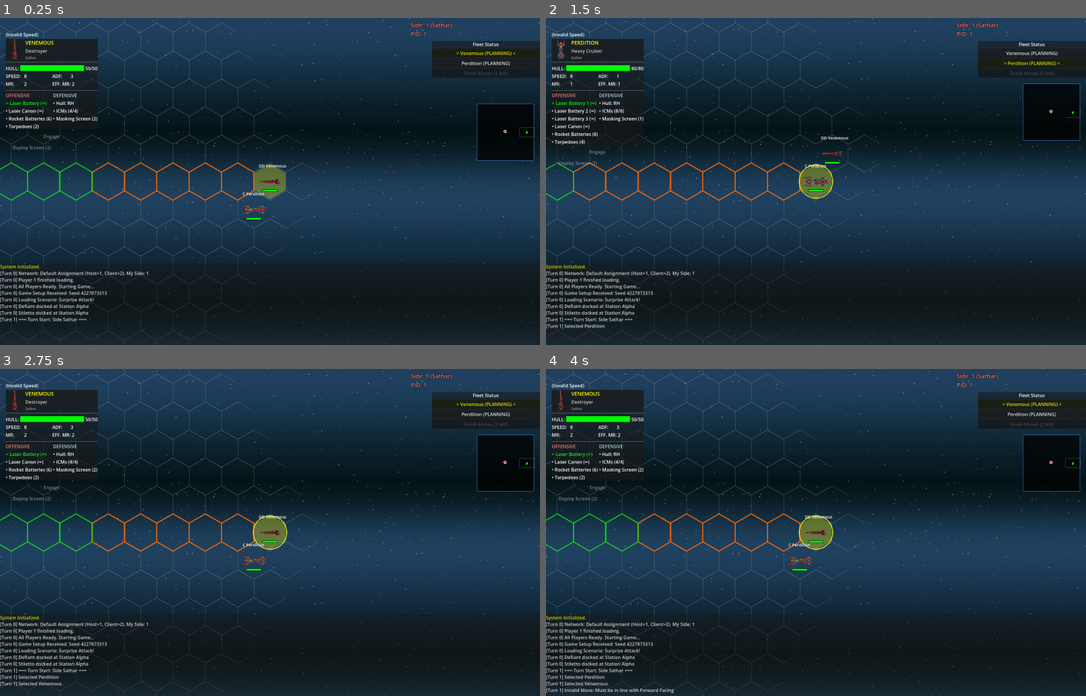
Above: before the commit, frames 1-4 (two rows, left to right).
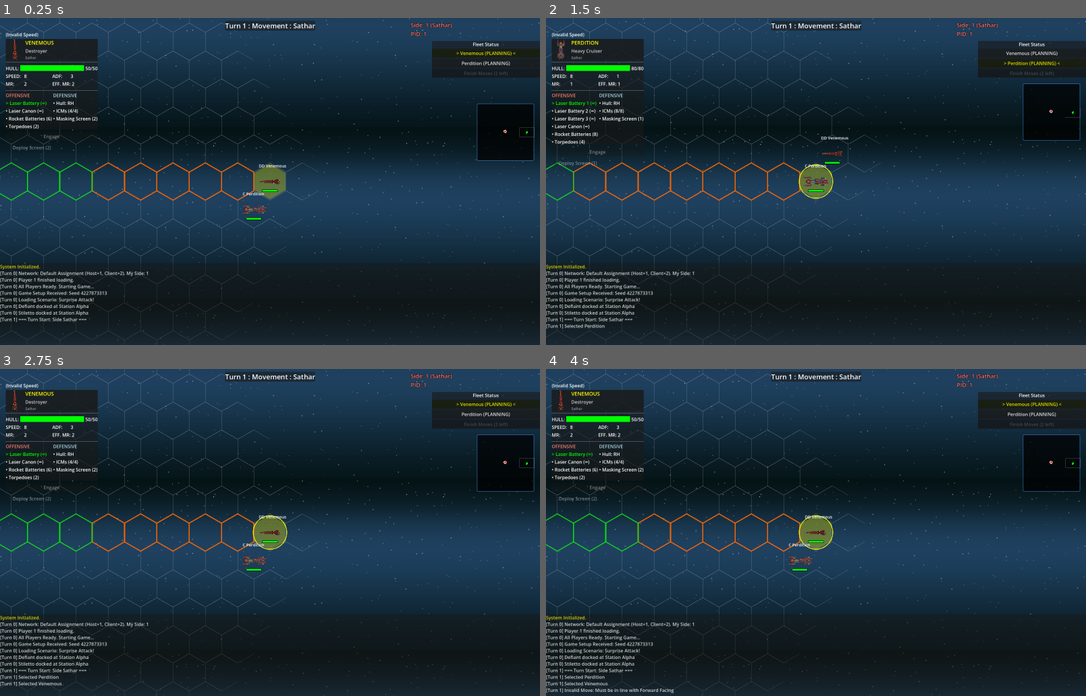
Above: after the commit, the same moments.

Repository: jjeffers/sf-kh-simulator
Game: Godot game, scene res://Scenes/Main.tscn
Two runs of this game, one before a commit and one after it. Both use one fixed random seed, a clock stepped at 60 frames per second and the inputs below. This scene is started directly instead of the project's main scene.
Inputs (mouse positions are in pixels of both pictures, inside the frame that each line leads up to):
- Up to frame 1 (0.25 s): no input
- Up to frame 2 (1.5 s): click "> Venemous (PLANNING) <" at 0.5 s; click "Perdition (PLANNING)" at 1.25 s
- Up to frame 3 (2.75 s): click "Venemous (PLANNING)" at 2 s
- Up to frame 4 (4 s): tap Enter at 2.75 s; drag from (1053, 463) to (870, 460) at 2.77 s; tap Space at 3.5 s; drag from (708, 548) to (789, 597) at 3.52 s

The runs differ from the first frame. In frame 1, 0.5% of the frame differs, in the area x 41-59%, y 0-4%; in frame 2, 0.5%; in frame 3, 0.5%; in frame 4, 0.5%.

Commit message:
feat: implement Phase Indicator UI

Diff:
--- a/Scripts/GameManager.gd
+++ b/Scripts/GameManager.gd
@@ -47,6 +47,7 @@
 var ui_layer: CanvasLayer
 var btn_commit: Button
 var btn_undo: Button
+var label_phase_indicator: Label # NEW: Phase Indicator Label
 
 
 var btn_orbit_cw: Button
@@ -219,6 +220,7 @@
 
 	# Force UI Update to show Side ID immediately
 	_update_ui_state()
+	_update_phase_indicator() # NEW
 
 	# Game Start Handshake
 	if multiplayer.has_multiplayer_peer():
@@ -347,6 +349,20 @@
 
 	ui_layer = CanvasLayer.new()
 	add_child(ui_layer)
+
+	# NEW: Phase Indicator (Top Center)
+	var panel_phase = PanelContainer.new()
+	panel_phase.anchor_left = 0.5
+	panel_phase.anchor_right = 0.5
+	panel_phase.anchor_top = 0.0
+	panel_phase.offset_top = 10
+	panel_phase.grow_horizontal = Control.GROW_DIRECTION_BOTH
+	ui_layer.add_child(panel_phase)
+
+	label_phase_indicator = Label.new()
+	label_phase_indicator.horizontal_alignment = HORIZONTAL_ALIGNMENT_CENTER
+	label_phase_indicator.add_theme_font_size_override("font_size", 24)
+	panel_phase.add_child(label_phase_indicator)
 
 	var vbox = VBoxContainer.new()
 	vbox.position = Vector2(20, 20)
@@ -1405,6 +1421,42 @@
 		}
 
 
+# --- Phase Indicator Helpers ---
+func _get_side_name(s_id: int) -> String:
+	# Dynamic lookup from ships
+	for s in ships:
+		if is_instance_valid(s) and s.side_id == s_id:
+			return s.faction # e.g. "UPF", "Sathar"
+
+	# Fallback if no ships found
+	if s_id == 1: return "UPF"
+	if s_id == 2: return "Sathar"
+	return "Side %d" % s_id
+
+func _get_phase_name(p: int) -> String:
+	match p:
+		Phase.START: return "Setup"
+		Phase.MOVEMENT: return "Movement"
+		Phase.COMBAT: return "Combat"
+		Phase.END: return "End"
+		_: return "Unknown"
+
+func _update_phase_indicator():
+	if not label_phase_indicator: return
+
+	# Format: "Turn <turn> : <phase> : <side>"
+	var side_name = "None"
+	var active_id = current_side_id
+	if current_phase == Phase.COMBAT:
+		active_id = firing_side_id
+
+	if active_id != 0:
+		side_name = _get_side_name(active_id)
+
+	var text = "Turn %d : %s : %s" % [turn_count, _get_phase_name(current_phase), side_name]
+	label_phase_indicator.text = text
+
+
 func _cycle_selection():
 	if current_phase == Phase.MOVEMENT:
 		# Filter: Active Player, !has_moved
@@ -1433,12 +1485,6 @@
 		# But `_check_combat_availability` locks us into one.
 		# Let's allow cycling the SHOOTER if multiple are available?
 		# Or cycling the TARGET if a shooter is selected?
-		# Consistent UI: TAB cycles controllable units.
-		# If we want to cycle targets, we need a different key or context.
-		# EXISTING logic cycled targets. Let's keep that for now if a shooter is locked?
-		# BUT wait, the previous code cycled TARGETS.
-		# Let's split: TAB cycles SHOOTERS (if we allow changing shooter). click cycles targets?
-		# Or TAB cycles targets if we have a shooter?
 		# DECISION: Tab cycles TARGETS for the current shooter.
 		# Changing shooter: Click on friendly ship?
 		# Update target cycling
@@ -1528,7 +1574,7 @@
 	current_side_id = sid
 	turn_count += 1
 
-	log_message("=== Turn Start: Side %s ===" % get_side_name(sid))
+	log_message("=== Turn Start: Side %s ===" % _get_side_name(sid))
 
 	# Update UI to reflect new Side ID immediately
 	_update_ui_state()
@@ -1567,6 +1613,8 @@
 	combat_subphase = 0
 	firing_side_id = 0
 	combat_action_taken = false # Reset lock
+
+	_update_phase_indicator() # NEW: Update UI for Movement Phase
 
 	# Find un-moved ships for ACTIVE side (Current Side Only)
 	for s in ships:
@@ -1687,6 +1735,8 @@
 
 	print("[DEBUG] start_combat_passive: Side %d firing (Opponent of Moving Side %d)" % [firing_side_id, current_side_id])
 
+	_update_phase_indicator() # NEW: Update UI for Combat Phase (Passive)
+
 	if audio_phase_change and audio_phase_change.stream:
 		audio_phase_change.play()
 
@@ -1697,6 +1747,8 @@
 	combat_subphase = 2 # Active Second
 	# Active Fire: The ACTIVE side fires
 	firing_side_id = current_side_id
+
+	_update_phase_indicator() # NEW: Update UI for Combat Phase (Active)
 
 	print("[DEBUG] start_combat_active: Side %d firing (Active Side)" % firing_side_id)
 
--- /dev/null
+++ b/test/unit/test_phase_indicator.gd
@@ -0,0 +1,70 @@
+extends GutTest
+
+var game_manager
+var friendly_ship
+
+func before_each():
+	game_manager = load("res://Scripts/GameManager.gd").new()
+	add_child_autofree(game_manager)
+	# Trigger ready to setup UI (which might load scenario)
+	game_manager._ready()
+
+	# Clear any scenario ships
+	game_manager.ships.clear()
+
+	# Friendly Ship (Side 1)
+	friendly_ship = load("res://Scripts/Ship.gd").new()
+	friendly_ship.name = "Friendly"
+	friendly_ship.side_id = 1
+	friendly_ship.faction = "UPF"
+	friendly_ship.grid_position = Vector3i(0, 0, 0)
+	game_manager.ships.append(friendly_ship)
+	game_manager.add_child(friendly_ship)
+
+func test_phase_indicator_initial_state():
+	assert_not_null(game_manager.label_phase_indicator, "Phase Indicator Label should exist")
+
+func test_phase_indicator_updates_on_turn_start():
+	# Start Turn 1 for Side 1
+	game_manager.turn_count = 0
+	game_manager.current_phase = game_manager.Phase.END # Ensure change
+
+	# This calls start_movement_phase internally
+	game_manager._start_turn_for_side(1)
+
+	var label = game_manager.label_phase_indicator
+	# Pattern: "Turn 1 : Movement : UPF"
+	print("DEBUG LABEL (Turn Start): ", label.text)
+	assert_true(label.text.contains("Turn 1"), "Should show Turn 1")
+	assert_true(label.text.contains("Movement"), "Should show Movement phase")
+	assert_true(label.text.contains("UPF"), "Should show UPF side name")
+
+func test_phase_indicator_updates_on_combat_active():
+	game_manager.turn_count = 1
+	game_manager.current_side_id = 1
+	game_manager.current_phase = game_manager.Phase.MOVEMENT
+
+	# Transition to Active Combat
+	game_manager.start_combat_active()
+
+	var label = game_manager.label_phase_indicator
+	print("DEBUG LABEL (Active): ", label.text)
+	assert_true(label.text.contains("Combat"), "Should show Combat phase")
+	assert_true(label.text.contains("UPF"), "Should show UPF (Active Firing Side)")
+
+func test_phase_indicator_updates_on_combat_passive():
+	game_manager.turn_count = 1
+	game_manager.current_side_id = 1 # Moving side is 1
+	game_manager.current_phase = game_manager.Phase.MOVEMENT
+
+	# Transition to Passive Combat (Opponent, likely Side 2, fires)
+	game_manager.start_combat_passive()
+
+	var label = game_manager.label_phase_indicator
+	print("DEBUG LABEL (Passive): ", label.text)
+	assert_true(label.text.contains("Combat"), "Should show Combat phase")
+	# Side 2 might be "Sathar" or generic "Side 2" if no ships.
+	# With only 1 ship (Side 1), side 2 is empty -> "Side 2" fallback or similar.
+	# Let's just check it DOESN'T say UPF.
+	assert_false(label.text.contains("UPF"), "Should NOT show UPF (Passive Firing Side is Opponent)")
+	assert_true(label.text.contains("Side 2") or label.text.contains("Sathar"), "Should show Side 2/Sathar")
Not shown, added: reproduce_issue.gd.uid
Not shown, added: test/unit/test_multi_stack.gd.uid
Not shown, added: test/unit/test_phase_indicator.gd.uid
Not shown, removed: test_output.txt
Not shown, changed: bugs.md
